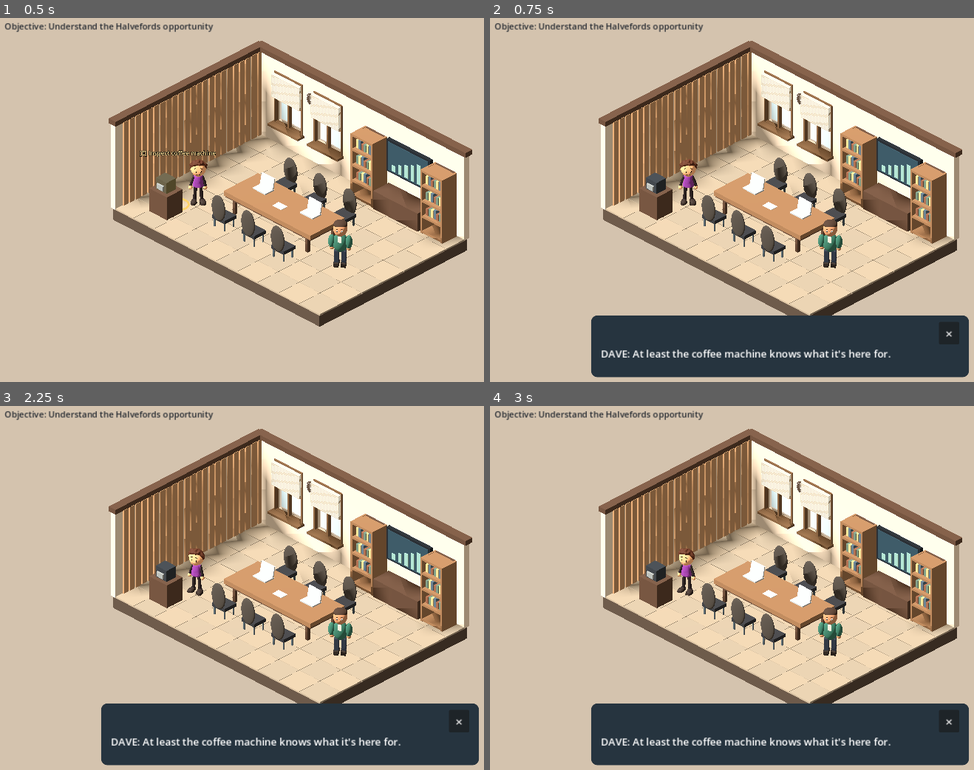
Above: before the commit, frames 1-4 (two rows, left to right).
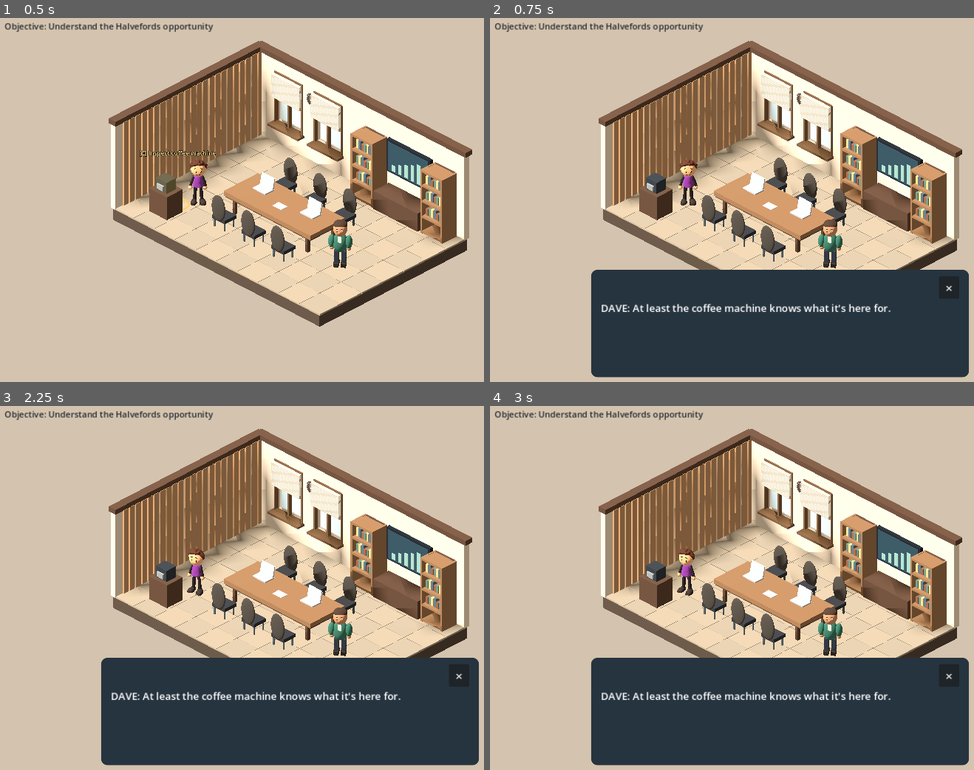
Above: after the commit, the same moments.

Repository: rstebbens/AgileAventures4
Game: Godot game, scene res://scenes/diorama.tscn
Same seed, same stepped clock (60 frames per second), same inputs: the game is played once before the commit and once after it.
Inputs (mouse positions are in pixels of both pictures, inside the frame that each line leads up to):
- Up to frame 1 (0.5 s): no input
- Up to frame 2 (0.75 s): tap Enter at 0.5 s; move the mouse to (911, 181) at 0.52 s; hold Right (ui_right) from 0.53 s (still down); tap E at 0.6 s; click (911, 181) at 0.67 s
- Up to frame 3 (2.25 s): tap Space at 0.77, 2 s; release Right (ui_right) at 1.25 s; click "×" at 1.25 s; move the mouse to (169, 606) at 2.02 s; hold Down (ui_down) from 2.03 s (still down); tap Enter at 2.1 s
- Up to frame 4 (3 s): tap Space at 2.27 s; tap Enter at 2.75 s; move the mouse to (838, 504) at 2.77 s; release Down (ui_down) at 2.78 s; hold Right (ui_right) from 2.78 s (still down); tap E at 2.85 s

Frame 1 is identical in both runs. In frame 2, 11% of the frame differs, in the area x 20-99%, y 69-94%; in frame 3, 11%; in frame 4, 11%.

Commit message:
Keep dialogue panels bottom anchored and expand upwards to prevent clipping

Diff:
--- a/scenes/diorama.gd
+++ b/scenes/diorama.gd
@@ -415,8 +415,10 @@
     panel.anchor_right = 0.82
     panel.offset_left = 0
     panel.offset_right = 0
-    panel.offset_top = -135
+    panel.offset_top = -220
     panel.offset_bottom = -20
+    panel.grow_vertical = Control.GROW_DIRECTION_BEGIN
+    panel.grow_horizontal = Control.GROW_DIRECTION_BOTH
     var style := StyleBoxFlat.new()
     style.bg_color = Color("#26343f")
     style.set_corner_radius_all(12)
